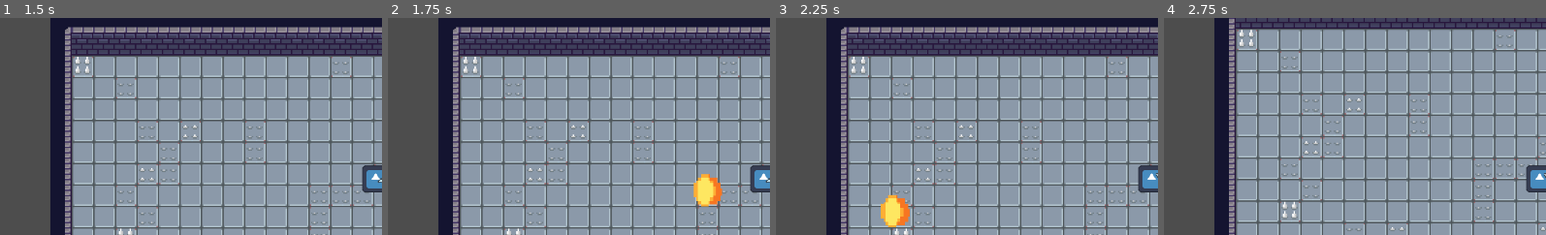
Above: before the commit, frames 1-4 (left to right).
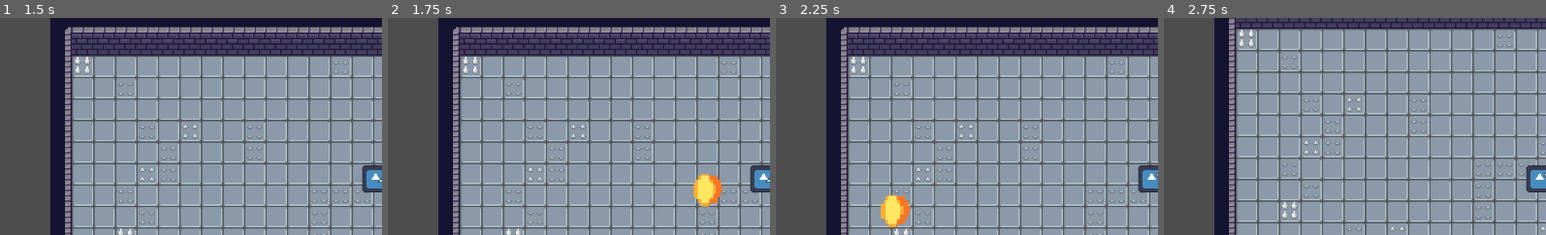
Above: after the commit, the same moments.

Repository: chabsseu/Stauffs-and-Magic
Game: Godot game, scene res://Scenes/Floors/test_world.tscn
Same seed, same stepped clock (60 frames per second), same inputs: the game is played once before the commit and once after it. The engine's default icon, where the game draws it, is replaced by a stand-in: a white triangle on a blue panel in a dark square.
Inputs (mouse positions are % of the whole screen's width and height, from its top left):
- Up to frame 1 (1.5 s): move the mouse to (72, 45) at 0.52 s; tap S (S) at 0.6 s; tap W (W) at 0.8, 1.35 s; move the mouse to (29, 55) at 1.27 s
- Up to frame 2 (1.75 s): click (29, 55) at 1.55 s
- Up to frame 3 (2.25 s): move the mouse to (59, 28) at 2.02 s; click (59, 28) at 2.1 s
- Up to frame 4 (2.75 s): tap S (S) at 2.3 s
The pictures show only the part of the screen within x 0-50%, y 13-63%; the shares and areas given below are measured in that part.

Frame 1 is identical in both runs. In frame 2, 0.2% of the frame differs, in the area x 80-88%, y 71-88%; in frame 3, 0.2%, in the area x 28-36%, y 81-97%; in frame 4, nothing differs.

Commit message:
fixed the fireball sprite

Diff:
--- a/Scripts/Player/player.gd
+++ b/Scripts/Player/player.gd
@@ -7,7 +7,7 @@
 	var input_direction = Input.get_vector("A", "D", "W", "S")
 	velocity = input_direction * speed
 
-func _physics_process(delta: float) -> void:
+func _physics_process(delta: float=) -> void:
 	# Make staff look toward the mouse
 	var direction = get_global_mouse_position() - global_position
 	staff.rotation = direction.angle()
--- a/Scripts/Weapon/fireball.gd
+++ b/Scripts/Weapon/fireball.gd
@@ -21,6 +21,12 @@
 	else:
 		sprite.flip_h = false
 
+	# Flip vertically
+	if direction.x < 0:
+		sprite.flip_v = true
+	else:
+		sprite.flip_v = false
+
 func _on_body_entered(body: Node2D) -> void:
 	if body.is_in_group("Enemy"):
 		body.take_damage(damage)
